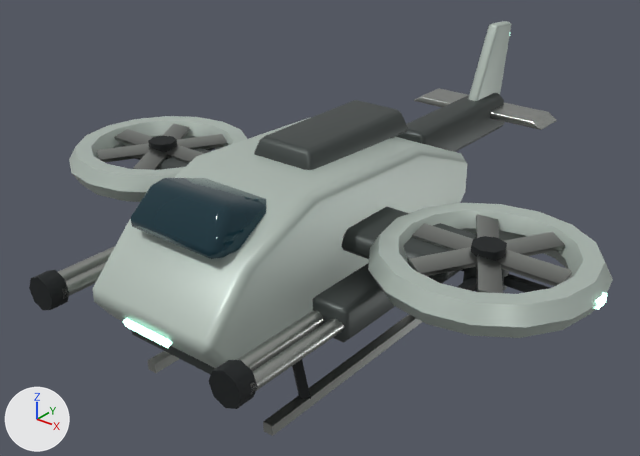
One commit to the glTF model github-io/public/models/hawk.glb: the scene before it, then after it.
Rendered twice from a 50 mm lens placed at (3.32, -4.04, 3.33), pointed at (-0.13, 0.27, 0.66). The axes (+X, +Y, +Z) are drawn at lower left. The lights are the same throughout. The first picture is the older version. Where no turn or scale is listed for an object, it has been applied to the vertices.

The first picture shows 'Barrel_guns', 'Belly', 'Canopy', 'Fan_ducts', 'Fan_motors', 'Fan_stators', 'Fuselage', 'Gun_pods', 'Muzzle_guns', 'Rotor_blades', 'Rotor_blades.001', 'Rotor_hub', 'Rotor_hub.001', 'Skids', 'Skids.001', 'Spine', 'Stub_wings', 'Tail_boom' and 4 more.
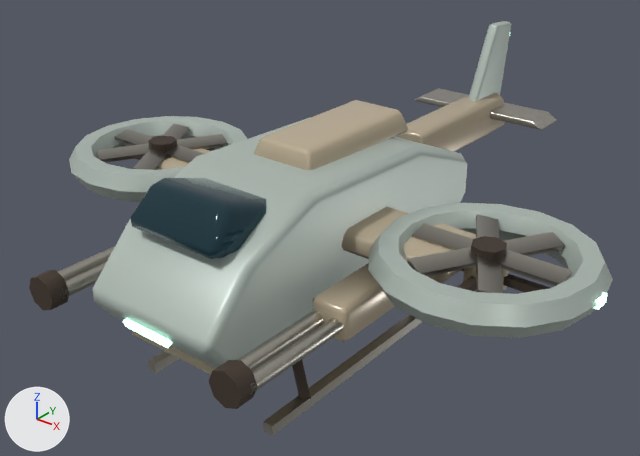
Location of each change, (x1, y1, x2, y2) in pixels of the pictures (640 x 456 px):
'Spine', surface changed (grey to beige): (254, 100, 408, 170) in both
'Tail_boom', surface changed (grey to beige): (396, 93, 505, 152) in both
'Gun_pods', surface changed (black to brown): (313, 263, 395, 343) in both
'Muzzle_guns', surface changed: (29, 270, 257, 409) in both
'Stub_wings', surface changed: (157, 148, 476, 284) in both
'Rotor_hub.001', surface changed: (471, 236, 507, 261) in both
'Fan_stators', surface changed: (135, 148, 544, 292) in both
'Belly', surface changed: (132, 329, 315, 375) in both
'Skids', surface changed: (292, 359, 311, 399) in both
'Rotor_hub', surface changed: (148, 136, 177, 152) in both
'Fan_motors', surface changed: (165, 157, 509, 292) in both

Edits to the bpy script that builds the scene:
```text
Change mat_undercarriage:
    where n2 = _N.new('ShaderNodeMix'); n2.name = 'Mix'
    n2.inputs[7].default_value: (0.0168, 0.0212, 0.0232, 1.0) -> (0.0887, 0.0612, 0.0452, 1.0)  # 'B', black #23282a -> 'B', brown #54463c
Change mat_armor:
    where n0 = _N.new('ShaderNodeBsdfPrincipled'); n0.name = 'Principled BSDF'
    n0.inputs[1].default_value: 0.55 -> 0.12  # 'Metallic'
    n0.inputs[2].default_value: 0.46 -> 0.25  # 'Roughness'
    where n2 = _N.new('ShaderNodeMix'); n2.name = 'Mix'
    n2.inputs[7].default_value: (0.0999, 0.117, 0.114, 1.0) -> (0.672, 0.565, 0.402, 1.0)  # 'B', dark grey #59605f -> 'B', beige #d6c6aa
```
